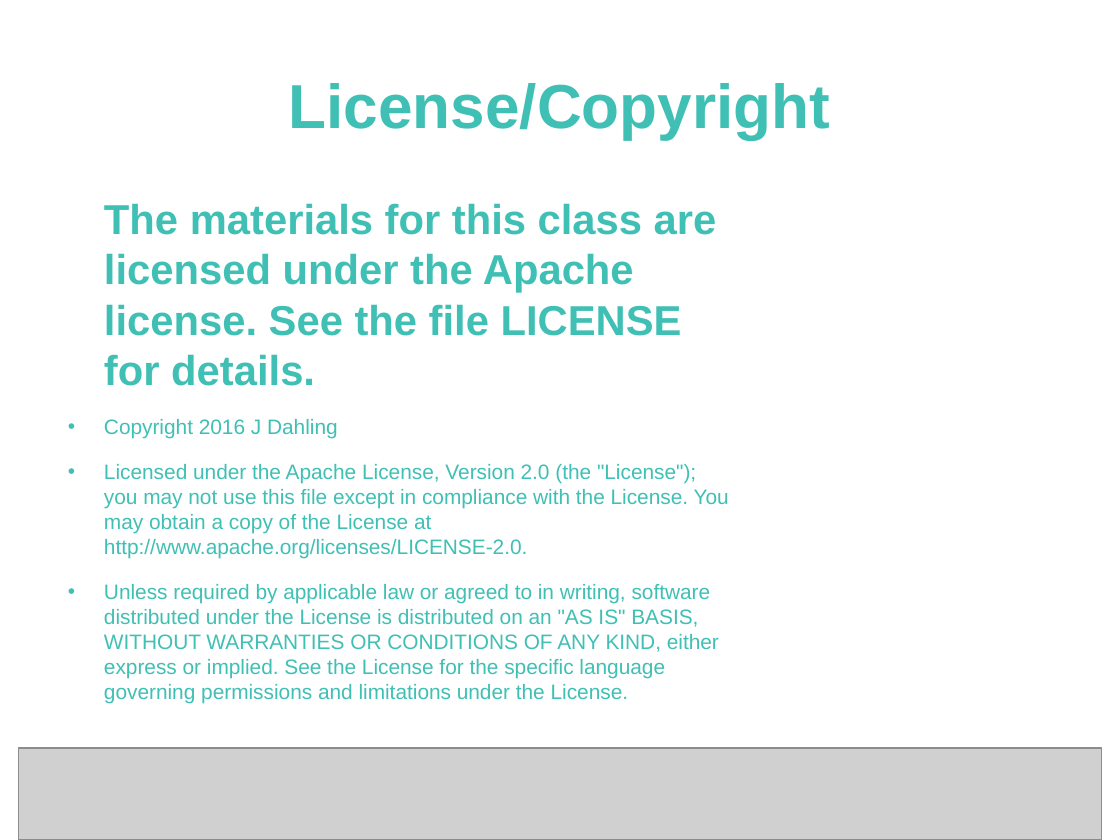
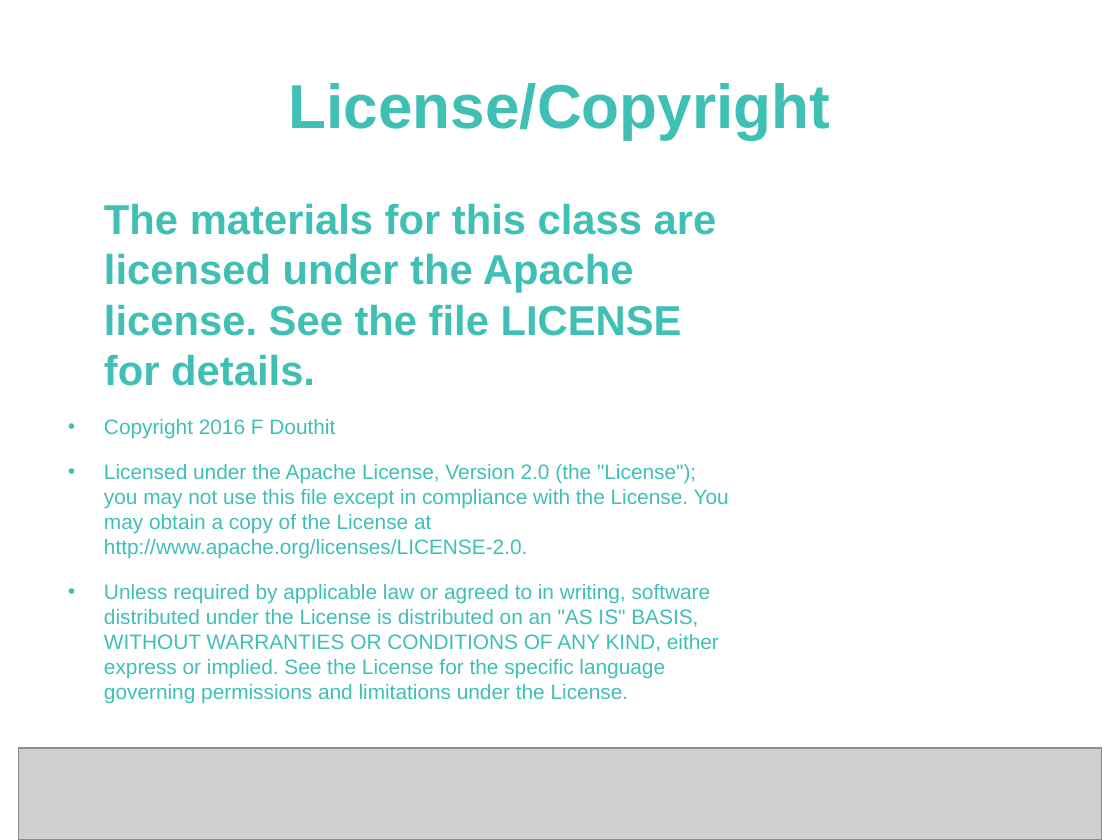
Before and after one commit to RobotGarden/3d_printing_intro, a slide deck: slide 8 of RobotGardenMakersAndYou.odp. Drawn at 1120x840 pixels with LibreOffice and Linux fonts; fonts in the diff are those of the drawing; grey boxes stand for pictures. Boxes give left, top, right and bottom in pixels: in the first picture for what was removed or moved away, otherwise in the second. Text is boxed around its words. In the diff, an @@ line names an element or a change of style, - is before the commit and + after.

```diff
--- a/RobotGardenMakersAndYou.odp
+++ b/RobotGardenMakersAndYou.odp
@@ text at [104,419,335,439]: text changed @@
-• Copyright 2016 J Dahling
+• Copyright 2016 F Douthit
```
Also in this commit, not shown: 4 other slides changed, 3 other files.
